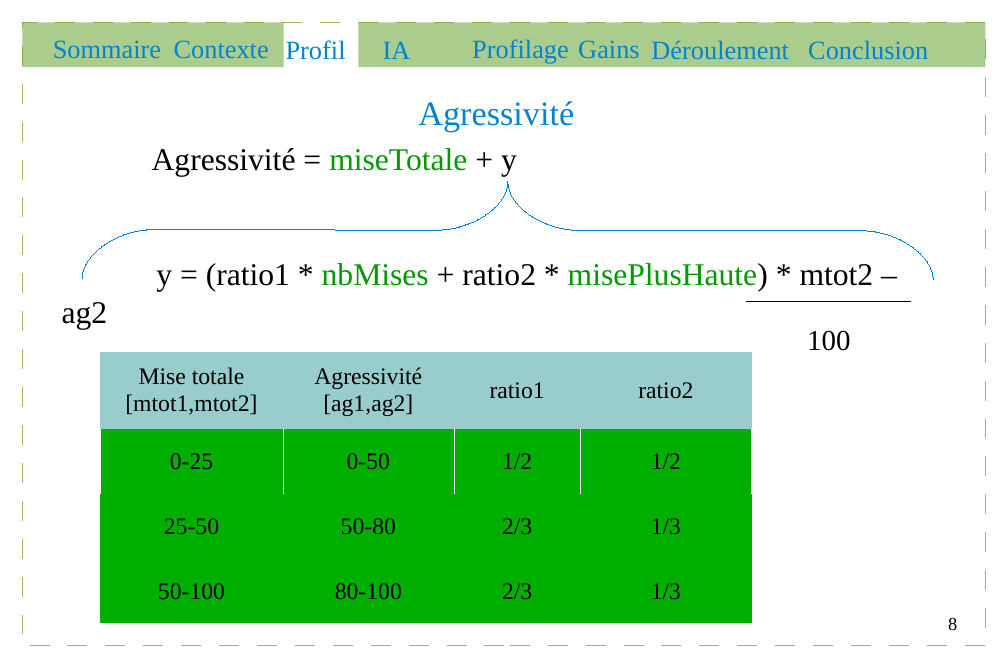
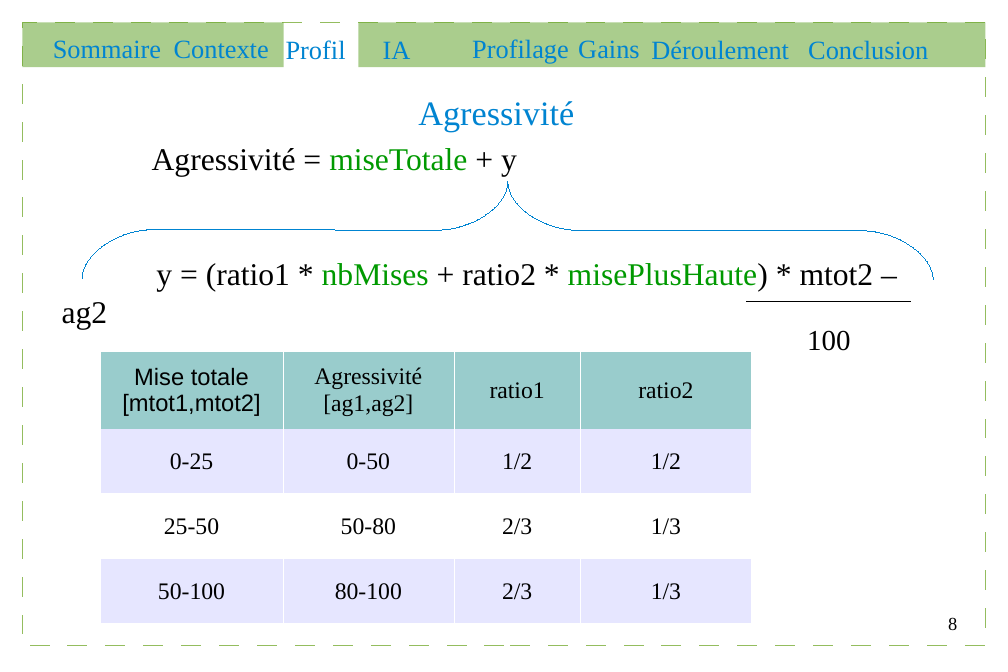
Before and after one commit to Gouga34/TERM1_Poker, a slide deck: slide 8 of Soutenance/presentation.odp. Drawn at 1008x672 pixels with LibreOffice and Linux fonts; fonts in the diff are those of the drawing. Boxes give left, top, right and bottom in pixels: in the first picture for what was removed or moved away, otherwise in the second. Text is boxed around its words. In the diff, an @@ line names an element or a change of style, - is before the commit and + after.

```diff
--- a/Soutenance/presentation.odp
+++ b/Soutenance/presentation.odp
@@ table at <box>101,352,752,624</box> @@
@@ fill #00AE00 to #E6E6FF in 8 cells @@
@@ fill #00AE00 to #FFFFFF in row 3 @@
@@ font Times New Roman to Arial in "Mise totale", "[mtot1,mtot2]" @@
@@ borders changed @@
```
Also in this commit, not shown: 7 other slides changed.
